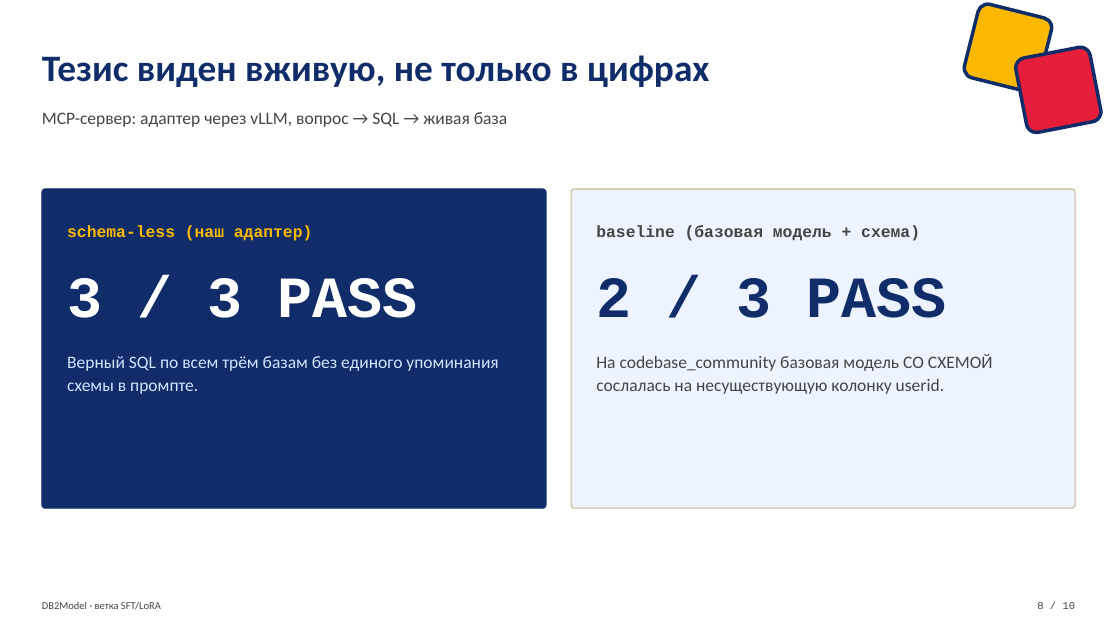
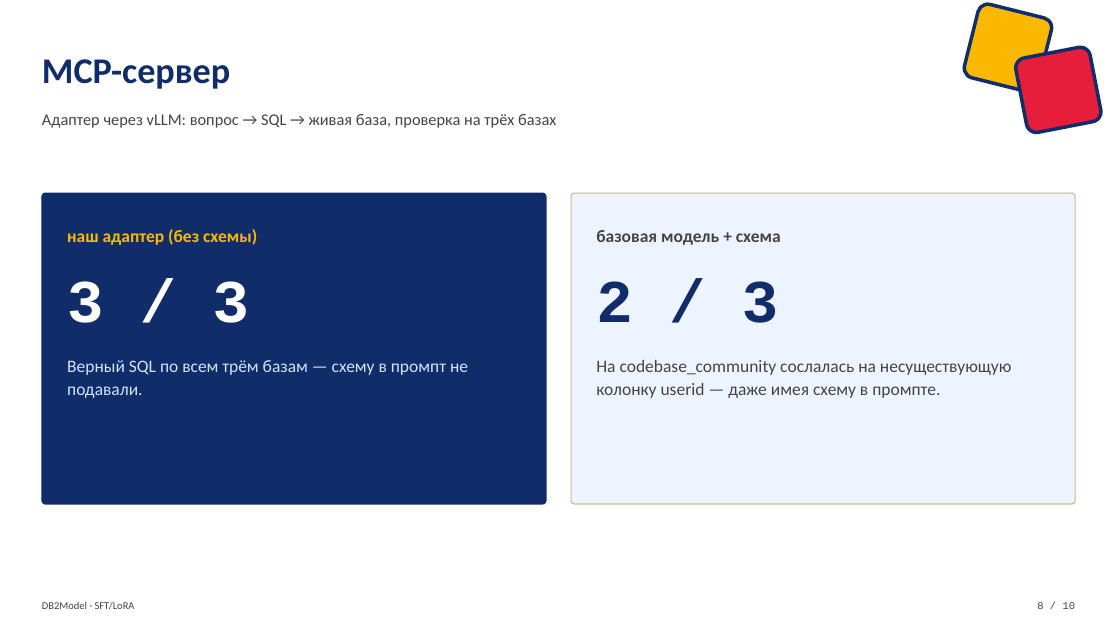
Before and after one commit to VladimirPozdeev06/db2model_lora, a slide deck: slide 8 of db2model/DB2Model_SFT_LoRA_defense.pptx. Drawn at 1120x630 pixels with LibreOffice and Linux fonts; fonts in the diff are those of the drawing. Boxes give left, top, right and bottom in pixels: in the first picture for what was removed or moved away, otherwise in the second. Text is boxed around its words. In the diff, an @@ line names an element or a change of style, - is before the commit and + after.

```diff
--- a/db2model/DB2Model_SFT_LoRA_defense.pptx
+++ b/db2model/DB2Model_SFT_LoRA_defense.pptx
@@ text at box(42, 59, 230, 89): text changed; size 32 to 31 pt @@
-Тезис виден вживую, не только в цифрах
+MCP-сервер
@@ text at box(42, 114, 556, 128): text changed; size 15 to 14 pt @@
-MCP-сервер: адаптер через vLLM, вопрос → SQL → живая база
+Адаптер через vLLM: вопрос → SQL → живая база, проверка на трёх базах
@@ rounded rectangle: place and size @@
-rounded rectangle at box(42, 189, 546, 508)
+rounded rectangle at box(42, 193, 546, 504)
@@ rounded rectangle: place and size @@
-rounded rectangle at box(571, 189, 1075, 508)
+rounded rectangle at box(571, 193, 1075, 504)
@@ text at box(67, 229, 257, 245): text changed; size 14 to 15 pt; font Courier New to Calibri @@
-schema-less (наш адаптер)
+наш адаптер (без схемы)
@@ text at box(596, 230, 781, 245): text changed; size 14 to 15 pt; font Courier New to Calibri @@
-baseline (базовая модель + схема)
+базовая модель + схема
@@ text at box(67, 281, 249, 323): text changed; size 50 to 52 pt @@
-3 / 3 PASS
+3 / 3
@@ text at box(596, 281, 778, 323): text changed; size 50 to 52 pt @@
-2 / 3 PASS
+2 / 3
@@ text at box(67, 360, 468, 398): text changed @@
-Верный SQL по всем трём базам без единого упоминания схемы в промпте.
+Верный SQL по всем трём базам — схему в промпт не подавали.
@@ text at box(596, 360, 1011, 398): text changed @@
-На codebase_community базовая модель СО СХЕМОЙ сослалась на несуществующую колонку userid.
+На codebase_community сослалась на несуществующую колонку userid — даже имея схему в промпте.
@@ text at box(42, 601, 135, 609): text changed @@
-DB2Model · ветка SFT/LoRA
+DB2Model · SFT/LoRA
```
Also in this commit, not shown: 8 other slides changed, 1 slide added, 1 slide removed.
